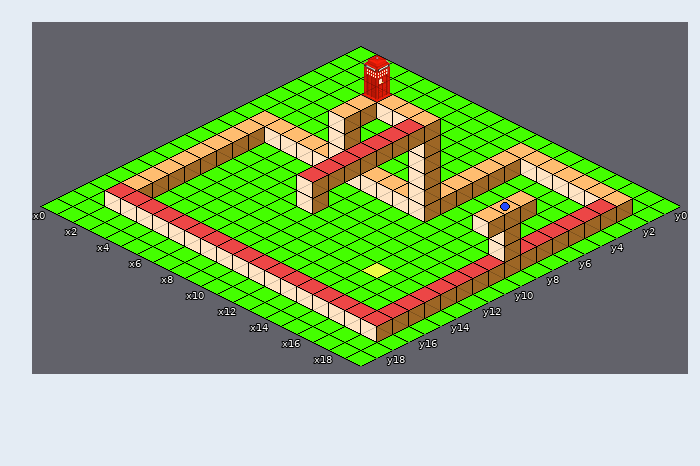
Two states of a Tiled map (JSON), res/maps/level2.json. The picture above was drawn from the file before the commit.
Cells are 32x16 px. Isometric: x runs down to the right, y down to the left. Shown: x 0..19, y 0..19.
New version:
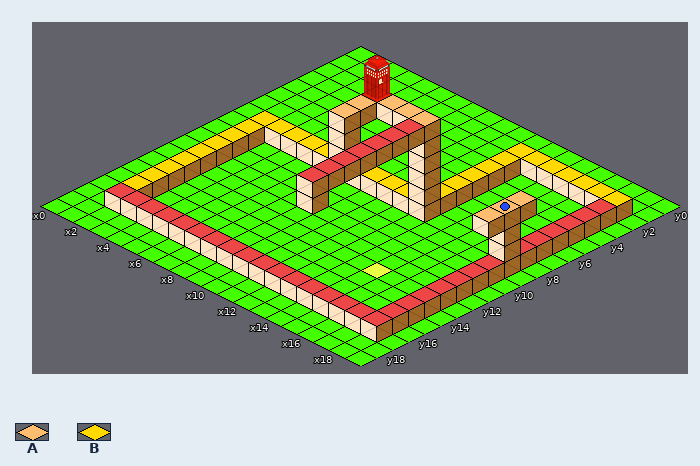
Key: from "tileset": A 0, B 19.
_ is an empty cell.
Change:
Layer "bricks":
y 1: x 11..17 AAAAAAA -> BBBBBBB
y 2..6: x 11 A -> B
y 7: x 1..5 AAAAA -> BBBBB; x 7..10 AAAA -> BBBB
y 8..15: x 1 A -> B
Where, in picture pixels (left, top, right, bottom), the same in both pictures:
changed: (122, 111, 632, 206)
